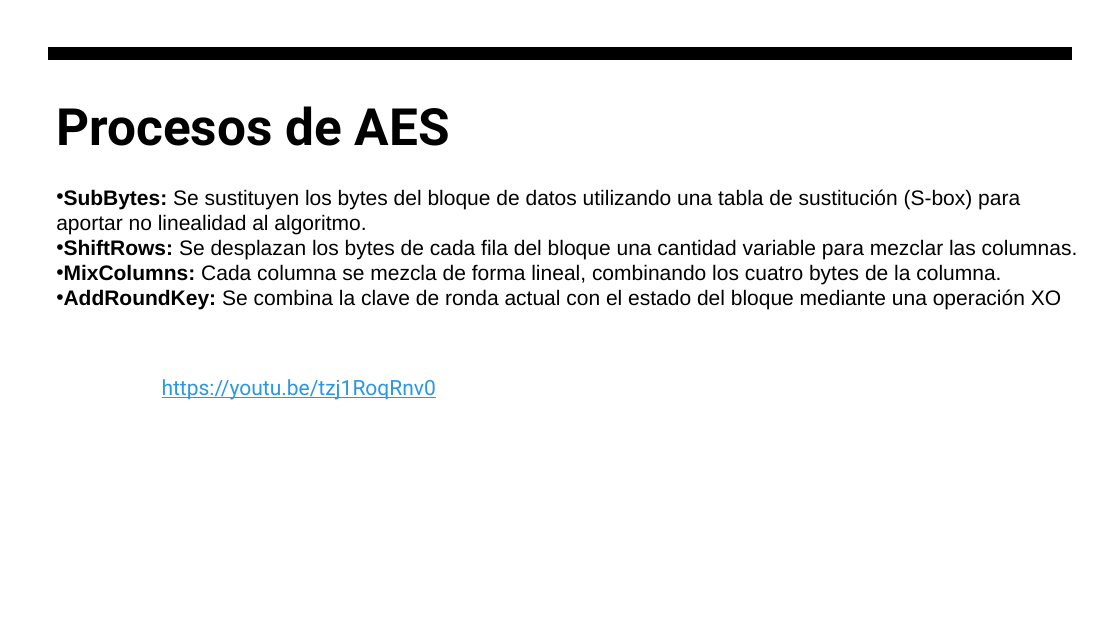
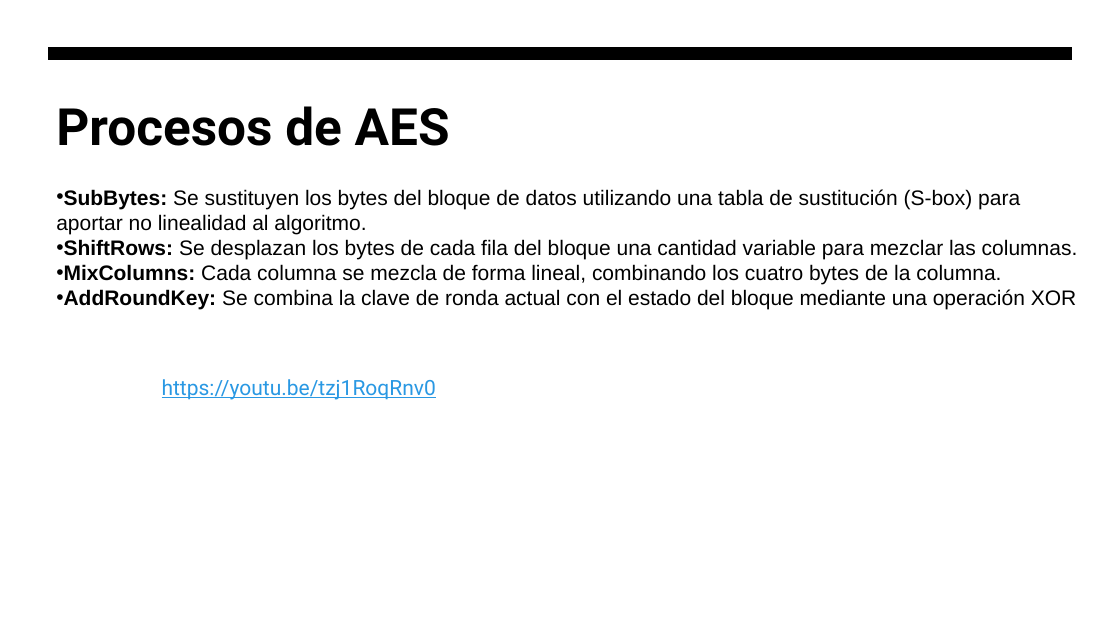
Before and after one commit to hombrefrustrado/criptografia-presentaci-n, a slide deck: slide 26 of criptografía teorica.pptx (slide 25 before the commit). Drawn at 1120x630 pixels with LibreOffice and Linux fonts; fonts in the diff are those of the drawing. Boxes give left, top, right and bottom in pixels: in the first picture for what was removed or moved away, otherwise in the second. Text is boxed around its words. In the diff, an @@ line names an element or a change of style, - is before the commit and + after.

```diff
--- a/criptografía teorica.pptx
+++ b/criptografía teorica.pptx
@@ text at bbox=[64, 289, 1076, 310]: text changed @@
-• AddRoundKey: Se combina la clave de ronda actual con el estado del bloque mediante una operación XO
+• AddRoundKey: Se combina la clave de ronda actual con el estado del bloque mediante una operación XOR
```
Also in this commit, not shown: 1 other slide changed, 3 slides added, 1 other file.
